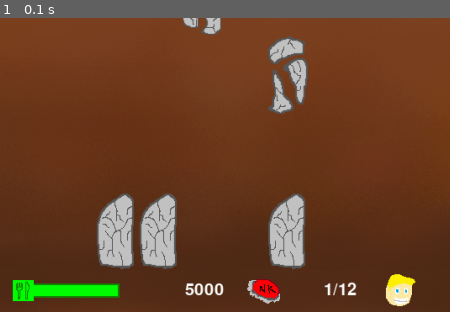
Above: before the commit, frame 1.
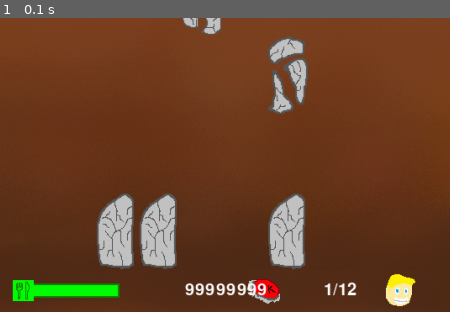
Above: after the commit, the same moment.

Repository: erickxbliv/Jogo-pygame
Game: pygame game, started from main.py
Two runs of this game, one before a commit and one after it. Both use one fixed random seed, a clock stepped at 60 frames per second and the inputs below.
Inputs:
- Up to frame 1 (0.1 s): no input
The pictures show only the part of the screen within x 47-97%, y 50-100%; the shares and areas given below are measured in that part.

The runs differ from the first frame. In frame 1, 0.5% of the frame differs, in the area x 41-60%, y 90-95%.

Commit message:
voltar pra master teste

Diff:
--- a/menu.py
+++ b/menu.py
@@ -44,7 +44,7 @@
     carregar = False
 
     if dificuldade == "facil":
-        jogo.dinheiro = 5000     #quanto seria bom?
+        jogo.dinheiro = 99999999     #quanto seria bom?
         jogo.sobresalas.lucrodia = 20
         jogo.lotacao = 12
     else:
